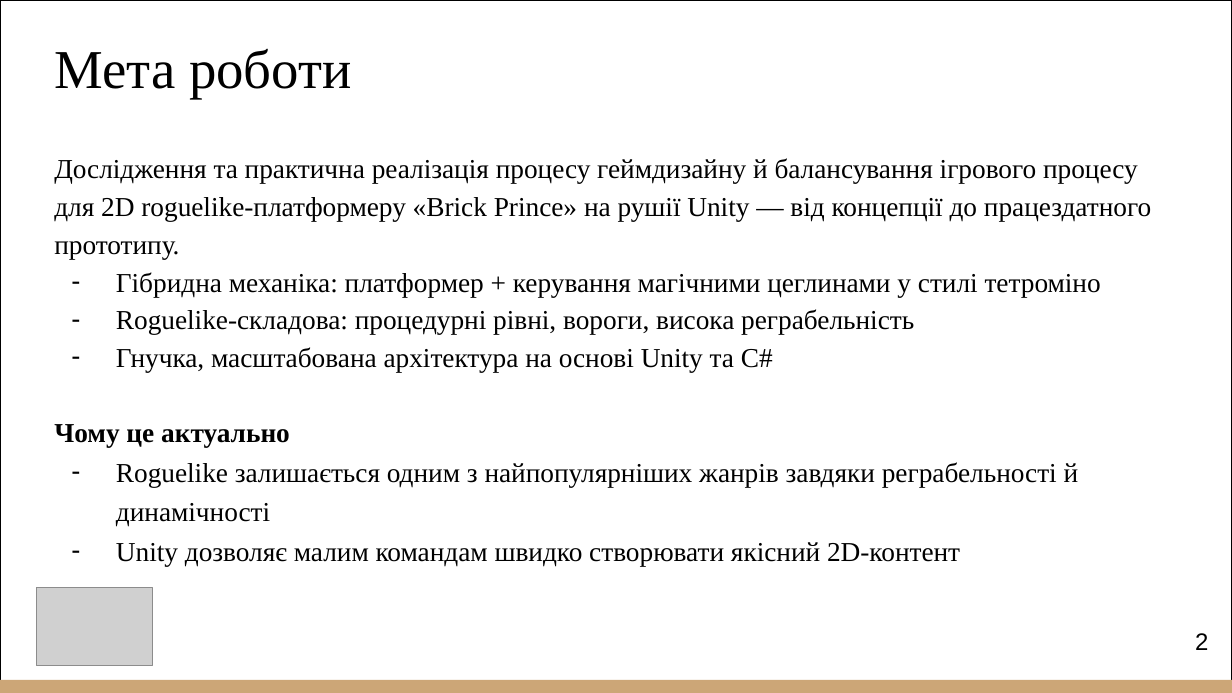
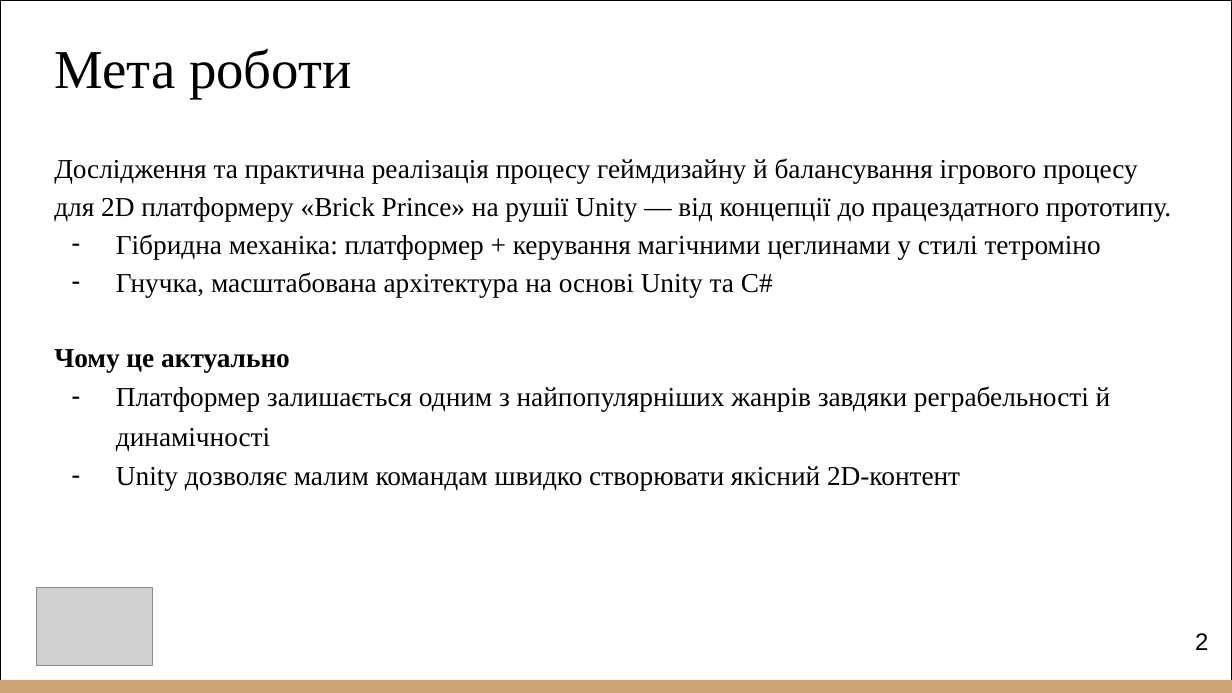
Before and after one commit to NureHertsevViacheslav/2026_B_PI_PZPI-22-4_Hertsev_V_A, a slide deck: slide 2 of 2026_Б_ПІ_ПЗПІ-22-4_Герцев_В_А.pptx. Drawn at 1232x693 pixels with LibreOffice and Linux fonts; fonts in the diff are those of the drawing; grey boxes stand for pictures. Boxes give left, top, right and bottom in pixels: in the first picture for what was removed or moved away, otherwise in the second. Text is boxed around its words. In the diff, an @@ line names an element or a change of style, - is before the commit and + after.

```diff
--- a/2026_Б_ПІ_ПЗПІ-22-4_Герцев_В_А.pptx
+++ b/2026_Б_ПІ_ПЗПІ-22-4_Герцев_В_А.pptx
@@ text at [54,158,1171,221]: text changed @@
-Дослідження та практична реалізація процесу геймдизайну й балансування ігрового процесу для 2D roguelike-платформеру «Brick Prince» на рушії Unity — від концепції до працездатного прототипу.
+Дослідження та практична реалізація процесу геймдизайну й балансування ігрового процесу для 2D платформеру «Brick Prince» на рушії Unity — від концепції до працездатного прототипу.
@@ text at [116,309,914,334]: paragraph removed @@
-– Roguelike-складова: процедурні рівні, вороги, висока реграбельність
@@ text at [116,386,1111,451]: text changed @@
-– Roguelike залишається одним з найпопулярніших жанрів завдяки реграбельності й динамічності
+– Платформер залишається одним з найпопулярніших жанрів завдяки реграбельності й динамічності
```
Also in this commit, not shown: 4 other slides changed.
